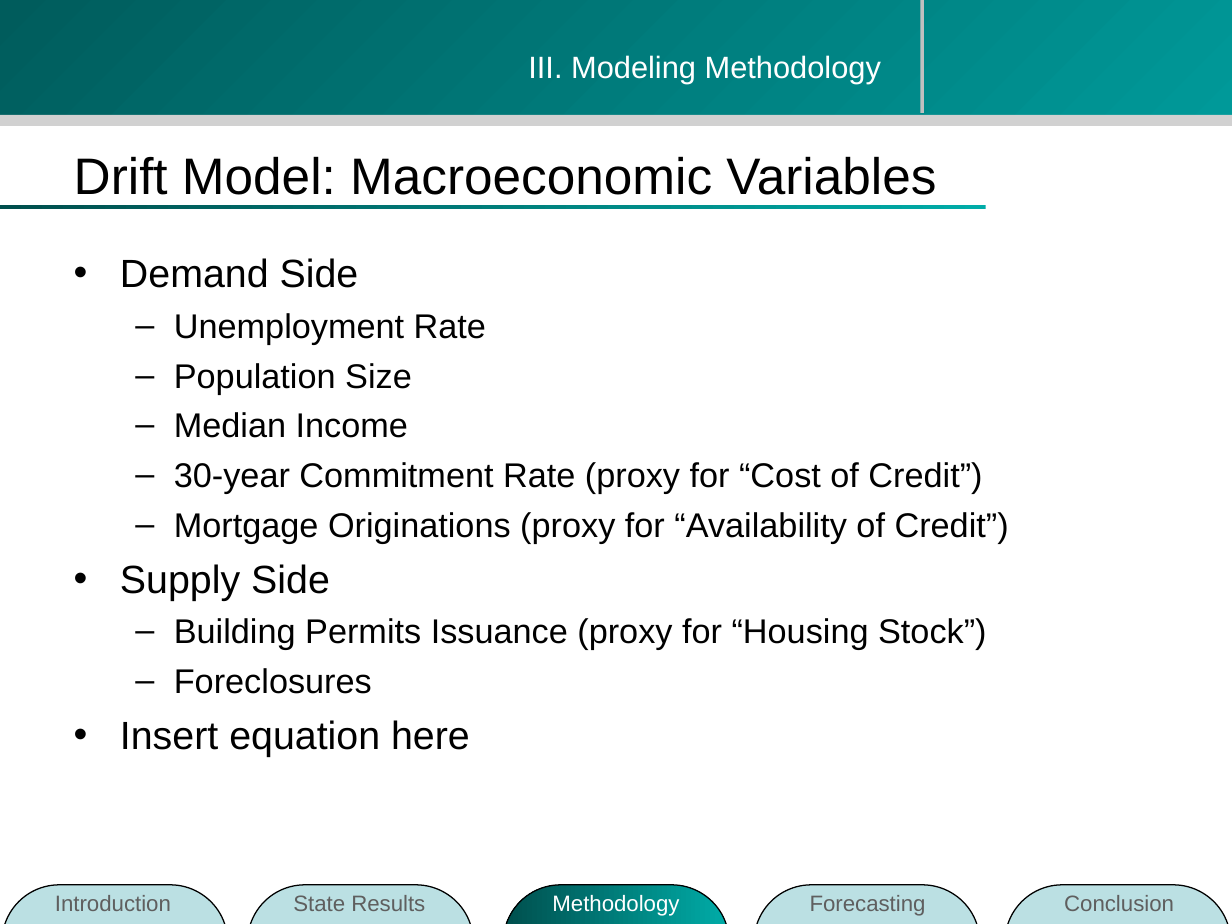
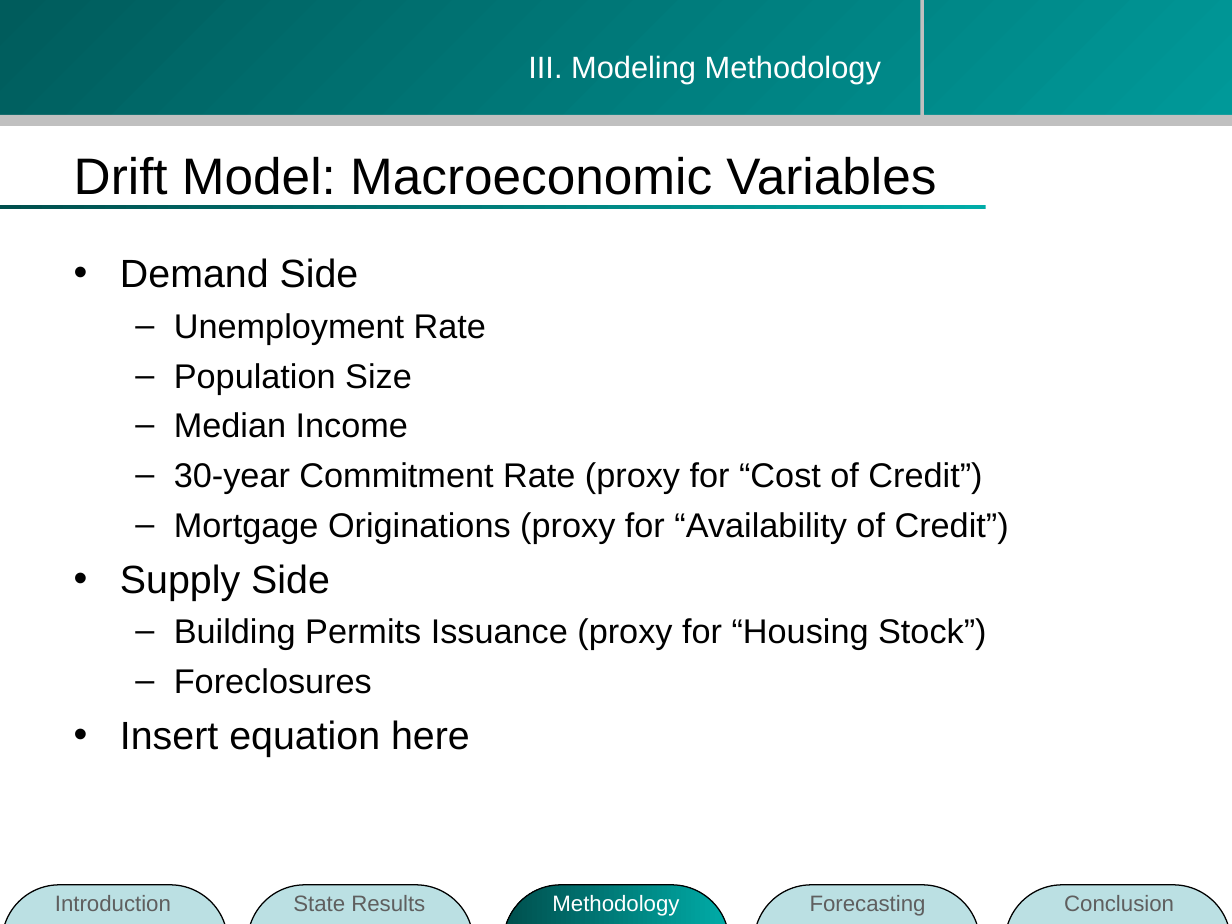
Before and after one commit to zhouzhenghui/svnrepository, a slide deck: slide 27 of SVNRepository/Presentation/M.Eng Final Presentation-take2.ppt (slide 26 before the commit). Drawn at 1232x924 pixels with LibreOffice and Linux fonts; fonts in the diff are those of the drawing; background and template pictures are left out. Boxes give left, top, right and bottom in pixels: in the first picture for what was removed or moved away, otherwise in the second. Text is boxed around its words. In the diff, an @@ line names an element or a change of style, - is before the commit and + after.

```diff
--- a/SVNRepository/Presentation/M.Eng Final Presentation-take2.ppt
+++ b/SVNRepository/Presentation/M.Eng Final Presentation-take2.ppt
@@ line moved from (922, 0) - (922, 113) to (922, 0) - (922, 123) @@
@@ rectangle at (0, 115, 1232, 126): fill #D1D1D1 to #C0C0C0 @@
```
Also in this commit, not shown: 36 other slides changed, 2 slides added, 2 slides removed.
